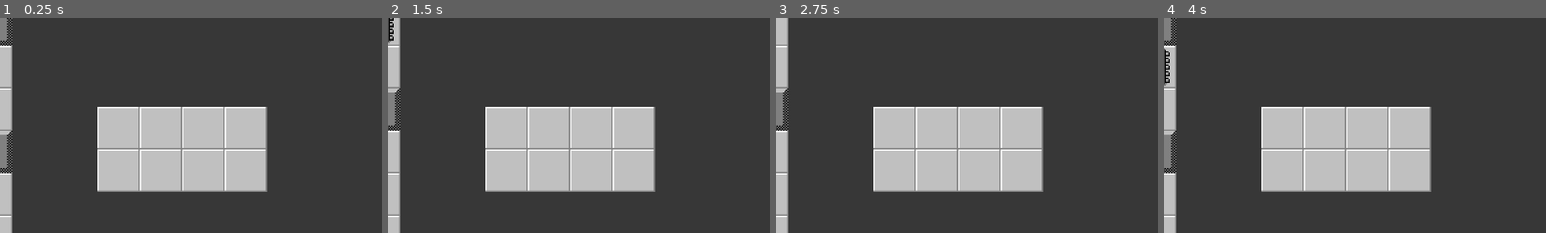
Above: before the commit, frames 1-4 (left to right).
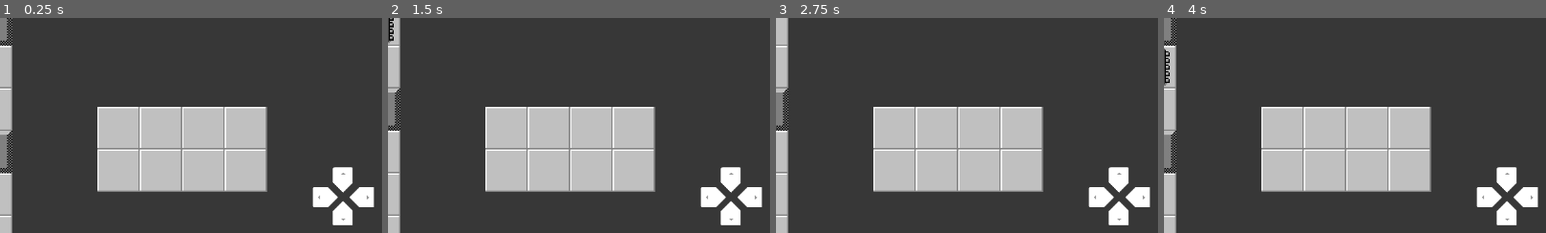
Above: after the commit, the same moments.

Repository: tnargy/gg-challenge
Game: Godot game, scene res://scenes/levels/level1.tscn
Same seed, same stepped clock (60 frames per second), same inputs: the game is played once before the commit and once after it.
Inputs:
- Up to frame 1 (0.25 s): no input
- Up to frame 2 (1.5 s): tap Enter at 0.5 s; hold Right (Right) 0.53-1.28 s; tap Space at 1.25 s; hold Down (Down) from 1.28 s (still down)
- Up to frame 3 (2.75 s): tap Enter at 2 s; release Down (Down) at 2.03 s; hold Right (Right) from 2.03 s (still down)
- Up to frame 4 (4 s): tap Space at 2.75 s; release Right (Right) at 2.78 s; hold Up (Up) 2.78-3.53 s; tap Enter at 3.5 s; hold Left (Left) from 3.53 s (still down)
The pictures show only the part of the screen within x 48-98%, y 48-98%; the shares and areas given below are measured in that part.

The runs differ from the first frame. In frame 1, 2.1% of the frame differs, in the area x 81-98%, y 69-97%; in frame 2, 2.1%; in frame 3, 2.1%; in frame 4, 2.1%.

Commit message:
added touch

Diff:
--- a/project.godot
+++ b/project.godot
@@ -25,7 +25,7 @@
 
 [editor_plugins]
 
-enabled=PackedStringArray("res://addons/virtual_joystick/plugin.cfg")
+enabled=PackedStringArray()
 
 [input]
 
@@ -54,6 +54,11 @@
 ]
 }
 
+[input_devices]
+
+pointing/emulate_touch_from_mouse=true
+pointing/emulate_mouse_from_touch=false
+
 [layer_names]
 
 2d_physics/layer_1="Items"
--- a/scripts/hud.gd
+++ b/scripts/hud.gd
@@ -5,3 +5,16 @@
 func _process(_delta):
 	%Level.text = str(level.level_number)
 	%Chips.text = str(level.chips_needed)
+
+
+func _on_up_pressed():
+	Input.action_press("Up")
+
+func _on_left_pressed():
+	Input.action_press("Left")
+
+func _on_right_pressed():
+	Input.action_press("Right")
+
+func _on_down_pressed():
+	Input.action_press("Down")
--- a/ui/hud.tscn
+++ b/ui/hud.tscn
@@ -1,8 +1,12 @@
-[gd_scene load_steps=5 format=3 uid="uid://wej5s6wd0bwc"]
+[gd_scene load_steps=9 format=3 uid="uid://wej5s6wd0bwc"]
 
 [ext_resource type="Script" path="res://scripts/hud.gd" id="1_ph4jy"]
 [ext_resource type="FontFile" uid="uid://4xraiopocrg8" path="res://assets/digital-7.ttf" id="2_40bn2"]
 [ext_resource type="Texture2D" uid="uid://c3irxl4rsx471" path="res://assets/blank.png" id="3_7w2g7"]
+[ext_resource type="Texture2D" uid="uid://c0cdbyd8css1v" path="res://assets/flatLight01.png" id="4_oun3m"]
+[ext_resource type="Texture2D" uid="uid://b7f10x6at8dwx" path="res://assets/flatLight03.png" id="5_i6wxl"]
+[ext_resource type="Texture2D" uid="uid://d3bbgefq5asmr" path="res://assets/flatLight04.png" id="6_yqof4"]
+[ext_resource type="Texture2D" uid="uid://cfkro5nqul04s" path="res://assets/flatLight08.png" id="7_73rfu"]
 
 [sub_resource type="Theme" id="Theme_puf8c"]
 default_font = ExtResource("2_40bn2")
@@ -131,3 +135,45 @@
 [node name="TextureRect8" type="TextureRect" parent="HBoxContainer/ColorRect/GridContainer"]
 layout_mode = 2
 texture = ExtResource("3_7w2g7")
+
+[node name="Virtual" type="Control" parent="."]
+layout_mode = 3
+anchors_preset = 3
+anchor_left = 1.0
+anchor_top = 1.0
+anchor_right = 1.0
+anchor_bottom = 1.0
+offset_left = -123.0
+offset_top = -109.0
+offset_right = -23.0
+offset_bottom = -9.0
+grow_horizontal = 0
+grow_vertical = 0
+
+[node name="Up" type="TouchScreenButton" parent="Virtual"]
+position = Vector2(30, 0)
+scale = Vector2(0.5, 0.5)
+texture_normal = ExtResource("4_oun3m")
+action = "Up"
+
+[node name="Left" type="TouchScreenButton" parent="Virtual"]
+position = Vector2(0, 30)
+scale = Vector2(0.5, 0.5)
+texture_normal = ExtResource("5_i6wxl")
+action = "Left"
+
+[node name="Right" type="TouchScreenButton" parent="Virtual"]
+position = Vector2(55, 30)
+scale = Vector2(0.5, 0.5)
+texture_normal = ExtResource("6_yqof4")
+action = "Right"
+
+[node name="Down" type="TouchScreenButton" parent="Virtual"]
+position = Vector2(30, 50)
+scale = Vector2(0.5, 0.5)
+texture_normal = ExtResource("7_73rfu")
+action = "Down"
+
+[connection signal="pressed" from="Virtual/Left" to="." method="_on_left_pressed"]
+[connection signal="pressed" from="Virtual/Right" to="." method="_on_right_pressed"]
+[connection signal="pressed" from="Virtual/Down" to="." method="_on_down_pressed"]
Binary file added: assets/flatLight01.png
Not shown, added: assets/flatLight01.png.import
Binary file added: assets/flatLight03.png
Not shown, added: assets/flatLight03.png.import
Binary file added: assets/flatLight04.png
Not shown, added: assets/flatLight04.png.import
Binary file added: assets/flatLight08.png
Not shown, added: assets/flatLight08.png.import
